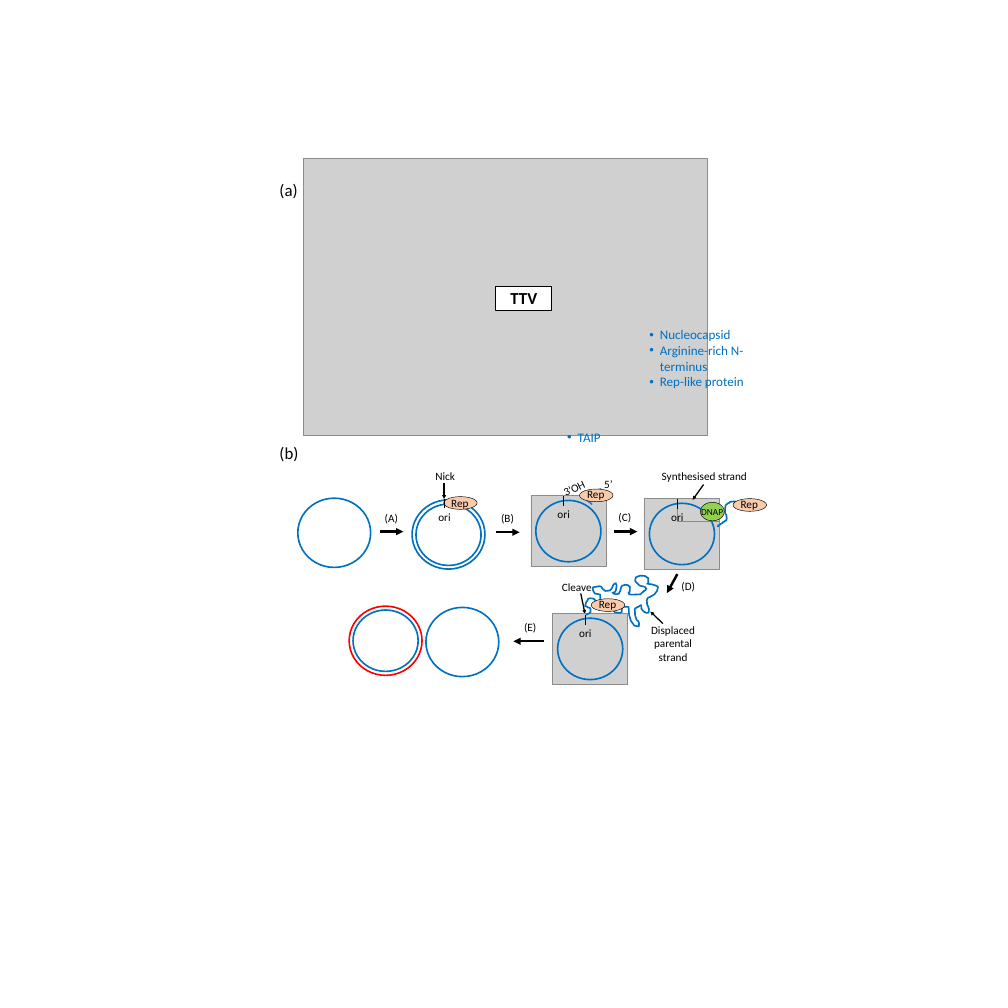
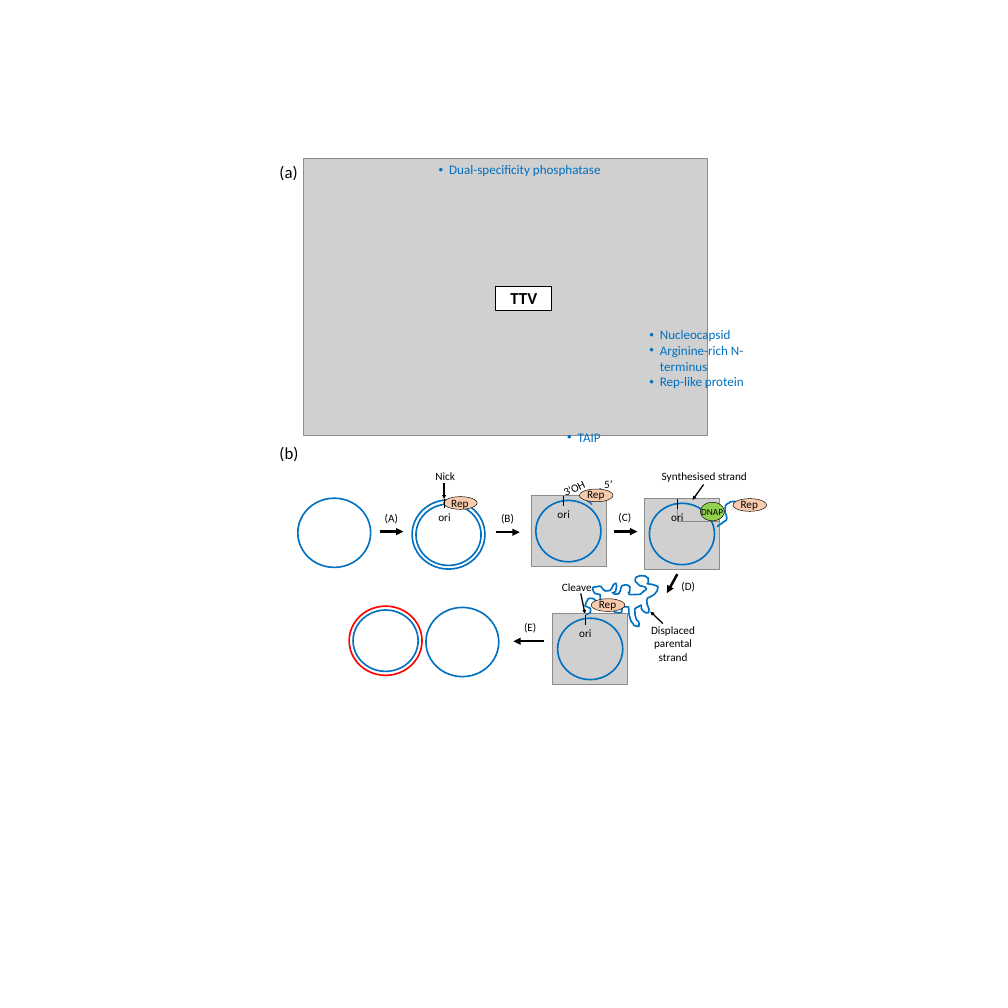
Before and after one commit to cednotsed/BIOC0021, a slide deck: slide 9 of workspace/results/plots.pptx. Drawn at 1008x1008 pixels with LibreOffice and Linux fonts; fonts in the diff are those of the drawing; grey boxes stand for pictures. Boxes give left, top, right and bottom in pixels: in the first picture for what was removed or moved away, otherwise in the second. Text is boxed around its words. In the diff, an @@ line names an element or a change of style, - is before the commit and + after.

```diff
--- a/workspace/results/plots.pptx
+++ b/workspace/results/plots.pptx
@@ text "(a)": place and size @@
-text "(a)" at [279, 184, 297, 198]
+text "(a)" at [279, 166, 297, 180]
@@ text added at [449, 165, 601, 176], 28 pt, text #0070C0 @@
+• Dual-specificity phosphatase
```
Also in this commit, not shown: 2 other slides changed, 5 other files.
